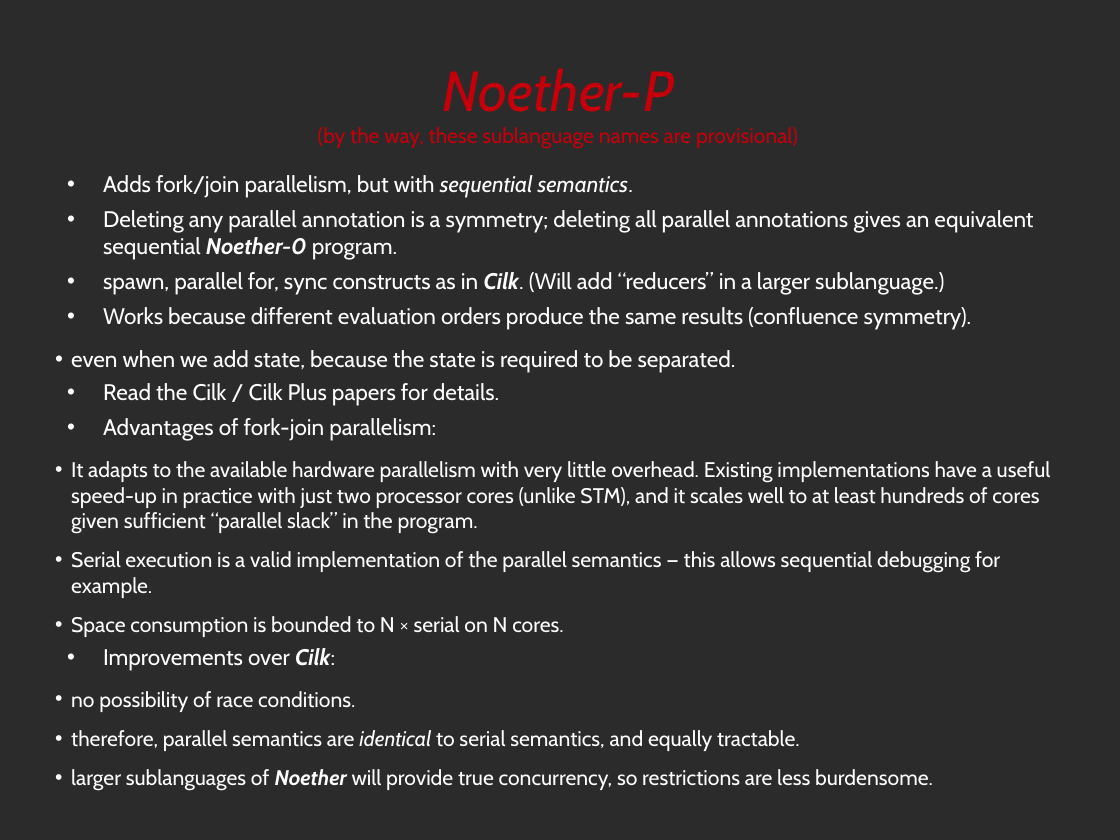
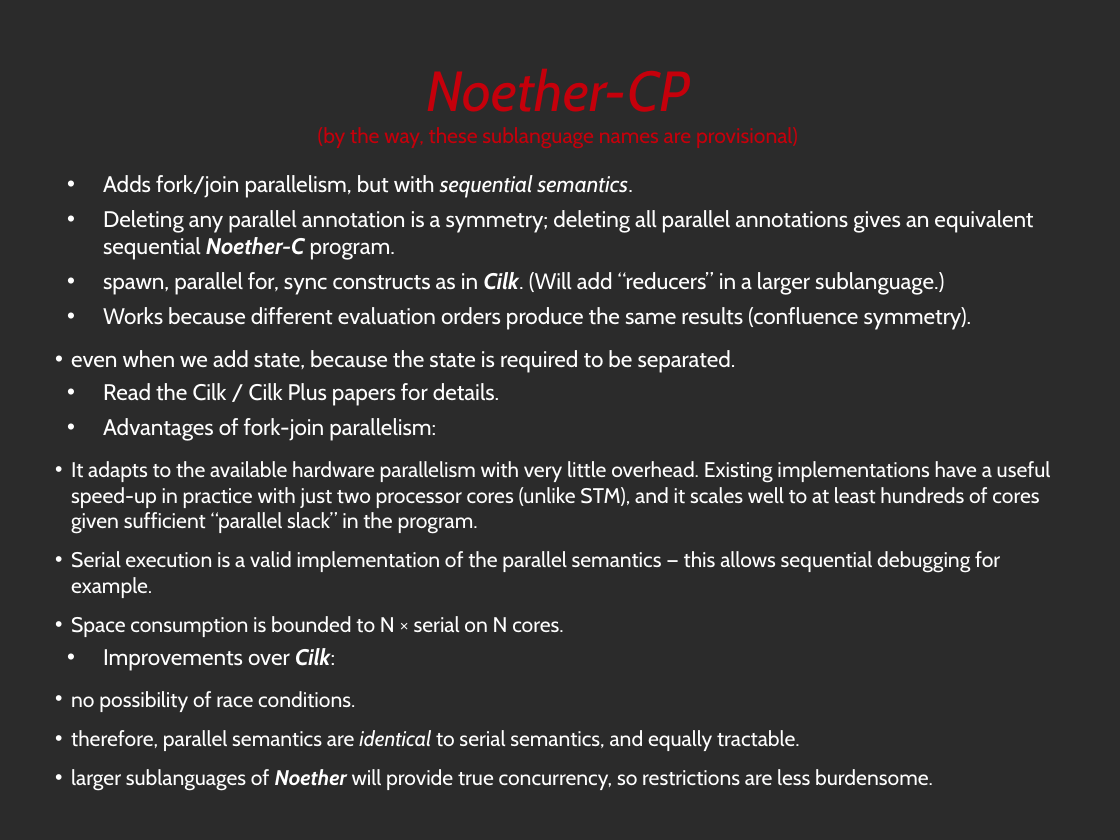
Before and after one commit to noether-lang/noether, a slide deck: slide 29 of doc/presentations/StrangeLoop/src/noether.odp. Drawn at 1120x840 pixels with LibreOffice and Linux fonts; fonts in the diff are those of the drawing; background and template pictures are left out; a plain dark background stands for a picture behind light text. Boxes give left, top, right and bottom in pixels: in the first picture for what was removed or moved away, otherwise in the second. Text is boxed around its words. In the diff, an @@ line names an element or a change of style, - is before the commit and + after.

Commit message:
Add 'C' to some sublanguage names; minor corrections and terminology changes.

```diff
--- a/doc/presentations/StrangeLoop/src/noether.odp
+++ b/doc/presentations/StrangeLoop/src/noether.odp
@@ title at [318, 68, 798, 148]: text changed @@
-Noether-P
-(by the way, these sublanguage names are provisional)
+Noether-CP
+(by the way, these sublanguage names are provisional)
@@ text at [103, 210, 1033, 260]: text changed @@
-• Deleting any parallel annotation is a symmetry; deleting all parallel annotations gives an equivalent sequential Noether-0 program.
+• Deleting any parallel annotation is a symmetry; deleting all parallel annotations gives an equivalent sequential Noether-C program.
```
Also in this commit, not shown: 33 other slides changed, 1 other file.
